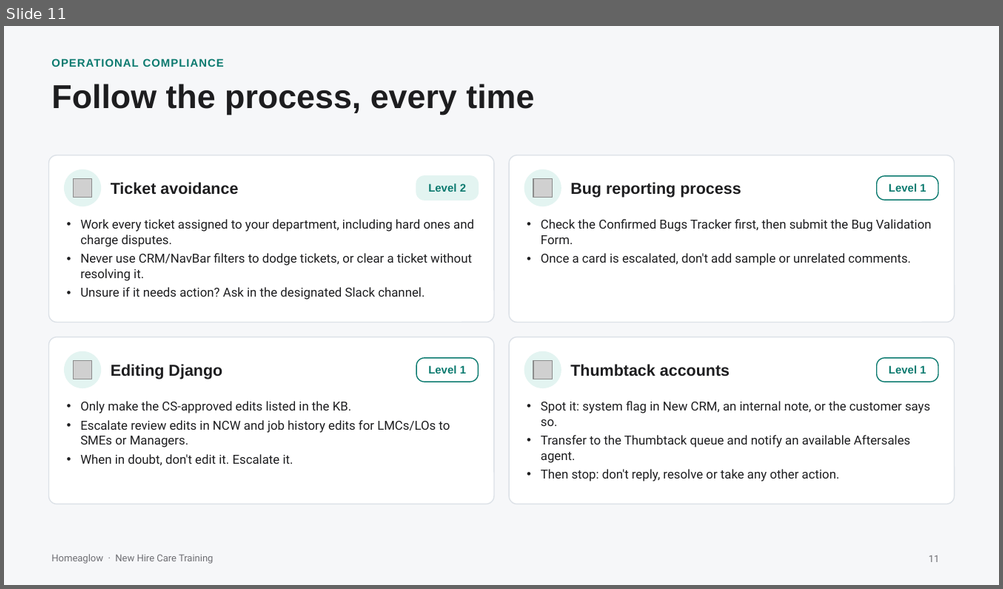
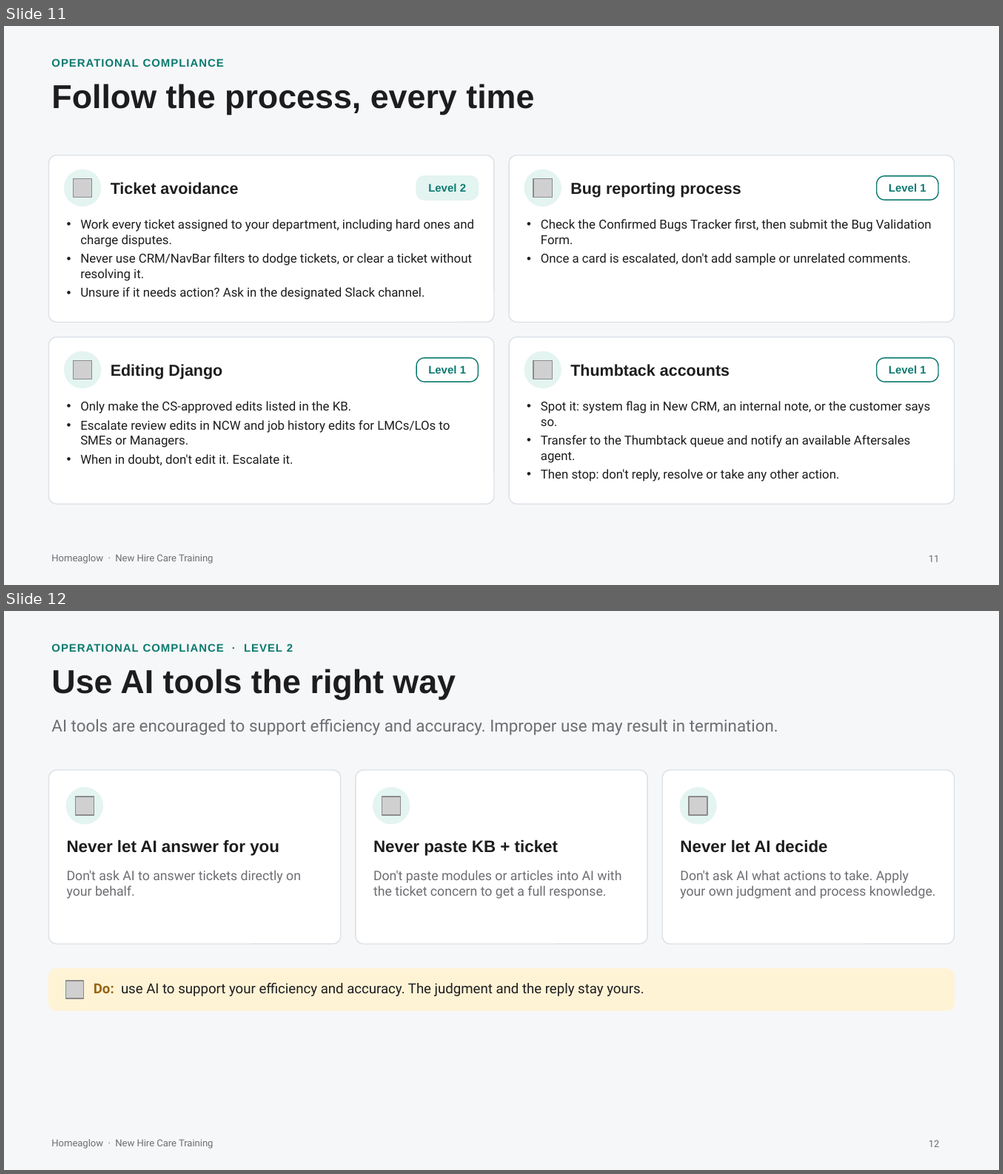
Before and after one commit to anjulimichelle/training, a slide deck: customer-foundations/customer-foundations-c-crm.pptx. Shown one above the other, each under a label of ours: slide 11 before the commit, slides 11 and 12 after it. The pictures are 1003x589 and 1003x1174 pixels, drawn with LibreOffice and Linux fonts; fonts in the diff are those of the drawing; grey boxes stand for pictures. Boxes give left, top, right and bottom in pixels: in the first picture for what was removed or moved away, otherwise in the second. Text is boxed around its words. In the diff, an @@ line names an element or a change of style, - is before the commit and + after.

```diff
--- a/customer-foundations/customer-foundations-c-crm.pptx
+++ b/customer-foundations/customer-foundations-c-crm.pptx
@@ slide 12 added at <box>4,611,999,1170</box>, background #F6F7F9; not listed: 1 template element that a slide beside it also shows @@
@@ text added at <box>51,644,293,652</box>, 8 pt, text #0B7A6F, bold @@
+OPERATIONAL COMPLIANCE · LEVEL 2
@@ text added at <box>51,669,455,700</box>, 24 pt, text #1D1D1F, bold @@
+Use AI tools the right way
@@ text added at <box>51,719,778,735</box>, 12 pt, text #6E6E73 @@
+AI tools are encouraged to support efficiency and accuracy. Improper use may result in termination.
@@ rounded rectangle added at <box>48,770,340,944</box>, fill #FFFFFF, outline #DCE1E7 0.75 pt @@
@@ ellipse added at <box>67,788,102,824</box>, fill #E3F4F1, outline #E3F4F1 1 pt @@
@@ rounded rectangle added at <box>355,770,646,944</box>, fill #FFFFFF, outline #DCE1E7 0.75 pt @@
@@ ellipse added at <box>373,788,409,824</box>, fill #E3F4F1, outline #E3F4F1 1 pt @@
@@ rounded rectangle added at <box>663,770,954,944</box>, fill #FFFFFF, outline #DCE1E7 0.75 pt @@
@@ ellipse added at <box>680,788,716,824</box>, fill #E3F4F1, outline #E3F4F1 1 pt @@
@@ picture added at <box>76,797,94,816</box> @@
@@ picture added at <box>382,797,401,816</box> @@
@@ picture added at <box>688,797,707,816</box> @@
@@ text added at <box>67,840,279,856</box>, 12 pt, text #1D1D1F, bold @@
+Never let AI answer for you
@@ text added at <box>373,840,558,856</box>, 12 pt, text #1D1D1F, bold @@
+Never paste KB + ticket
@@ text added at <box>680,840,828,853</box>, 12 pt, text #1D1D1F, bold @@
+Never let AI decide
@@ text added at <box>67,870,301,899</box>, 9.5 pt, text #6E6E73 @@
+Don't ask AI to answer tickets directly on your behalf.
@@ text added at <box>373,870,621,899</box>, 9.5 pt, text #6E6E73 @@
+Don't paste modules or articles into AI with the ticket concern to get a full response.
@@ text added at <box>680,870,936,899</box>, 9.5 pt, text #6E6E73 @@
+Don't ask AI what actions to take. Apply your own judgment and process knowledge.
@@ rounded rectangle added at <box>48,969,954,1011</box>, fill #FFF3D6, outline #FFF3D6 0.75 pt @@
@@ picture added at <box>65,981,84,999</box> @@
@@ text added at <box>94,983,643,997</box>, 10 pt, text #1D1D1F @@
+Do: use AI to support your efficiency and accuracy. The judgment and the reply stay yours.
@@ page number added at <box>928,1140,939,1147</box>, 7 pt, text #6E6E73 @@
+12
```
Also in this commit, not shown: 1 other file.
